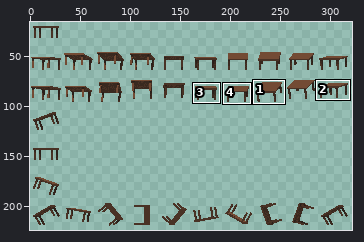
Sprite sheet: Tables/res/tableSpriteSheet.png. The first picture is a wide view before the edit; the outline marks the close-up.
Close-up. Old version:
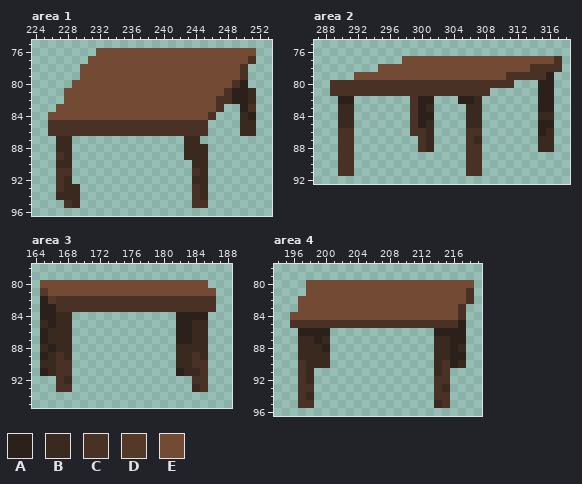
The file is 512x256 pixels. Shown: area 1: x 224..253, y 75..96; area 2: x 287..318, y 75..92; area 3: x 164..188, y 78..95; area 4: x 194..219, y 78..96. The wide view leaves out empty margins. The commit also changed other parts of the picture, which this record leaves out.
Palette (. is transparent): A #2b201a  B #39291f  C #493225  D #543929  E #734b34
Pixels before, area 1, first column x 226:
76 ......EEEEEEEEEEEEEEEEEEEE
77 .....EEEEEEEEEEEEEEEEEEEEC
78 ....EEEEEEEEEEEEEEEEEEEEC.
79 ....EEEEEEEEEEEEEEEEEEEEC.
80 ...EEEEEEEEEEEEEEEEEEEECA.
81 ..EEEEEEEEEEEEEEEEEEEECAAB
82 ..EEEEEEEEEEEEEEEEEEECCAAB
83 .EEEEEEEEEEEEEEEEEEEEC..AC
84 EEEEEEEEEEEEEEEEEEEEC...BA
85 CCCCCCCCCCCCCCCCCCCC....BB
86 CCCCCCCCCCCCCCCCCCCC....BB
87 .BB..............BB.......
88 .BB..............BBB......
89 .CB..............BBB......
90 .BB...............BB......
91 .CC...............CB......
92 .CB...............BB......
93 .CBB..............CB......
94 .BBB..............CB......
95 ..CB..............CC......
Pixels before, area 2, first column x 289:
77 .........EEEEEEEEEEEEEEEEEEEC
78 ......EEEEEEEEEEEEEEEEEEECCCC
79 ...EEEEEEEEEEEEEEEEEEECCCCCA.
80 CCCCCCCCCCCCCCCCCCCCCCC...AA.
81 CCCCCCCCCCCCCCCCCCCC......AA.
82 .AA.......CAA...AAB.......AA.
83 .BB.......CAB....BB.......AA.
84 .BB.......CAA....BB.......BB.
85 .BB.......CAB....BB.......AA.
86 .CC.......CCB....CC.......AB.
87 .CC........CB....CB.......BB.
88 .CC........CB....CC.......BB.
89 .CC..............CC..........
90 .CC..............CC..........
91 .CC..............CC..........
Pixels before, area 3, first column x 165:
80 EEEEEEEEEEEEEEEEEEEEE.
81 DEEEEEEEEEEEEEEEEEEEEE
82 ADCCCCCCCCCCCCCCCCCCCC
83 AACCCCCCCCCCCCCCCCCCCC
84 AABB.............AAAA.
85 BABB.............AABB.
86 ABBB.............AABB.
87 ABBB.............AABB.
88 BABB.............BBBB.
89 ABCB.............BBCB.
90 BBCC.............BBCC.
91 ABCC.............ABBC.
92 ..CB...............CC.
93 ..CC...............BC.
Pixels before, area 4, first column x 196:
80 ..EEEEEEEEEEEEEEEEEEEEE
81 ..EEEEEEEEEEEEEEEEEEEEC
82 .EEEEEEEEEEEEEEEEEEEEEC
83 .EEEEEEEEEEEEEEEEEEEEC.
84 EEEEEEEEEEEEEEEEEEEEEC.
85 CCCCCCCCCCCCCCCCCCCCCA.
86 .AAAA.............AAAA.
87 .BBAB.............BBAA.
88 .BBBA.............BBAB.
89 .BBBB.............BBAA.
90 .CBBB.............BCAB.
91 .CB...............BC...
92 .CB...............CC...
93 .CC...............CB...
94 .CB...............CC...
95 .CC...............BC...
Now the later version:
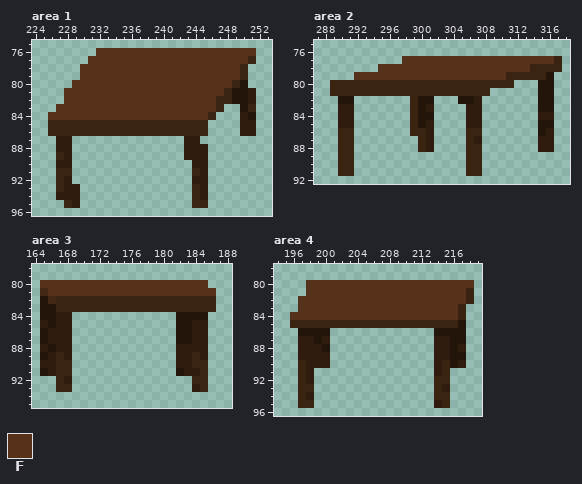
Colours new in this view: F #553219
The exact change:
colour A: #2b201a -> #24150b
colour B: #39291f -> #301c0e
colour C: #493225 -> #3b2312
colour D: #543929 -> #422714
Changed rows in their new state; - is a pixel that keeps its letter.
Area 1:
first column x 226:
76 ------FFFFFFFFFFFFFFFFFFFF
77 -----FFFFFFFFFFFFFFFFFFFF-
78 ----FFFFFFFFFFFFFFFFFFFF--
79 ----FFFFFFFFFFFFFFFFFFFF--
80 ---FFFFFFFFFFFFFFFFFFFF---
81 --FFFFFFFFFFFFFFFFFFFF----
82 --FFFFFFFFFFFFFFFFFFF-----
83 -FFFFFFFFFFFFFFFFFFFF-----
84 FFFFFFFFFFFFFFFFFFFF------
Area 2:
first column x 292:
77 ------FFFFFFFFFFFFFFFFFFF
78 ---FFFFFFFFFFFFFFFFFFF---
79 FFFFFFFFFFFFFFFFFFF------
Area 3:
first column x 165:
80 FFFFFFFFFFFFFFFFFFFFF-
81 -FFFFFFFFFFFFFFFFFFFFF
Area 4:
first column x 196:
80 --FFFFFFFFFFFFFFFFFFFFF
81 --FFFFFFFFFFFFFFFFFFFF-
82 -FFFFFFFFFFFFFFFFFFFFF-
83 -FFFFFFFFFFFFFFFFFFFF--
84 FFFFFFFFFFFFFFFFFFFFF--
